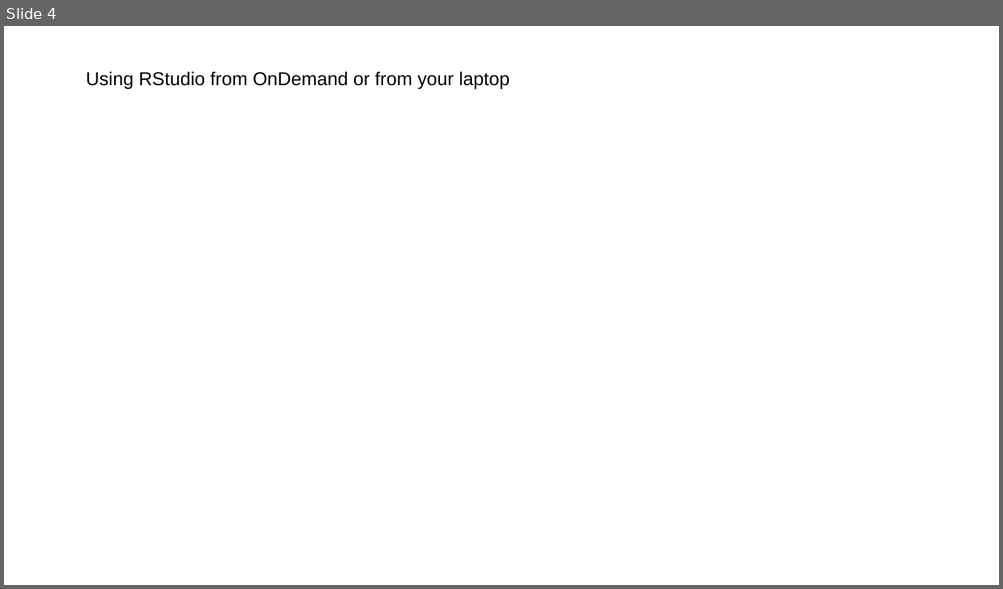
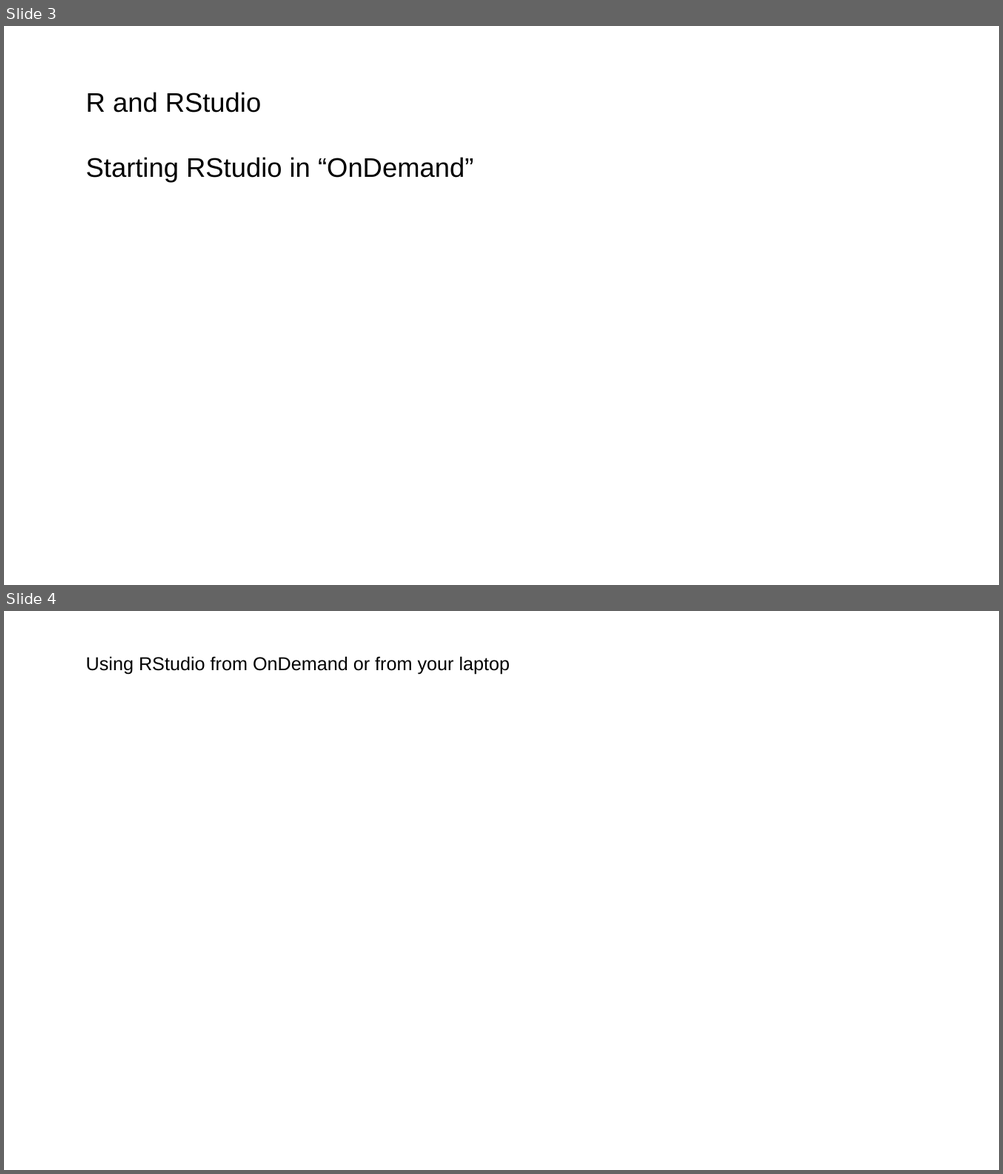
Before and after one commit to steverozen/workshops2026aug, a slide deck: slides/monday_morning/Steve_Rozen_bioinformatics-on-ramp_2026_08_03.pptx. Shown one above the other, each under a label of ours: slide 4 before the commit, slides 3 and 4 after it. The pictures are 1003x589 and 1003x1174 pixels, drawn with LibreOffice and Linux fonts; fonts in the diff are those of the drawing; background and template pictures are left out. Boxes give left, top, right and bottom in pixels: in the first picture for what was removed or moved away, otherwise in the second. Text is boxed around its words. In the diff, an @@ line names an element or a change of style, - is before the commit and + after.

```diff
--- a/slides/monday_morning/Steve_Rozen_bioinformatics-on-ramp_2026_08_03.pptx
+++ b/slides/monday_morning/Steve_Rozen_bioinformatics-on-ramp_2026_08_03.pptx
@@ slide 3 added at (4,26,999,585), background #FFFFFF @@
@@ text added at (86,92,473,182), 26 pt, text #000000 @@
+R and RStudio
+Starting RStudio in “OnDemand”
```
Also in this commit, not shown: 5 slides changed, 19 other slides added, 3 slides removed, 1 other file.
